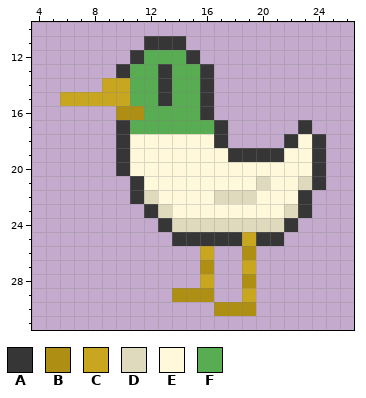
Two states of a pixel-art sprite, textures/duk_1.png. The picture above is the old version.
The file is 32x32 pixels. Shown: x 4..26, y 10..31.
Palette (. is transparent): A #363636  B #ae8f13  C #c9a61f  D #dfd9be  E #fff8db  F #58ac52
After:
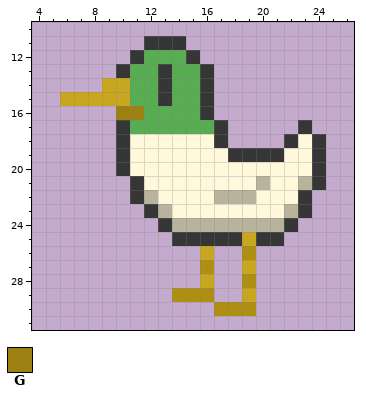
Colours new in this view: G #9c8011
The edit:
colour D: #dfd9be -> #b8b39d
y 16: x 10..11 BB -> GG
